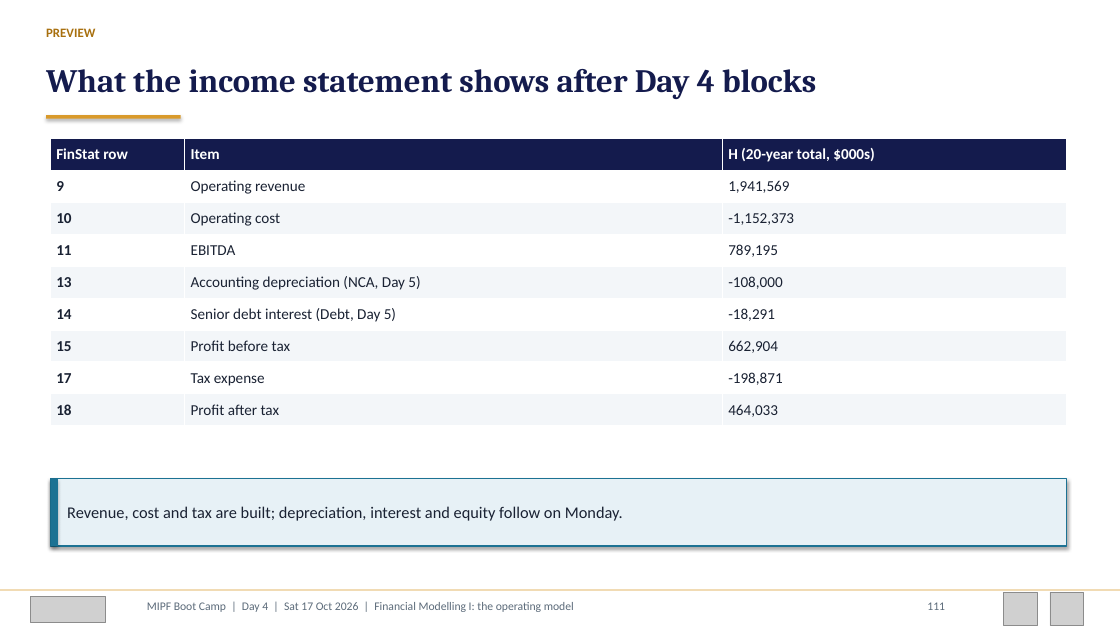
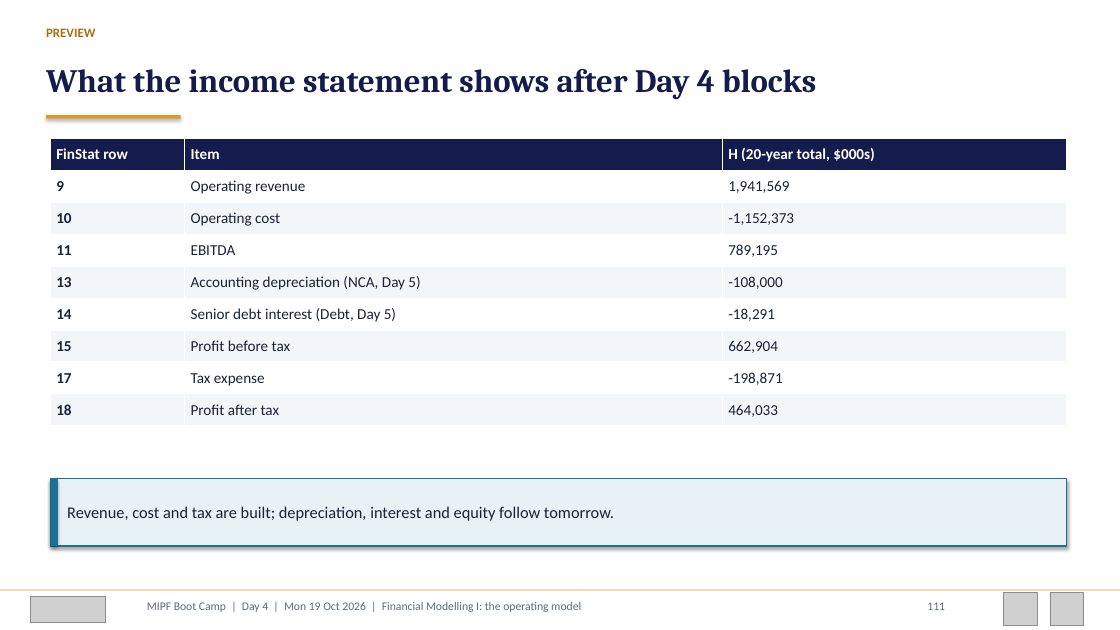
Before and after one commit to adibongo/mipf-2026-course-materials, a slide deck: slide 111 of decks/MIPF_Day4_Operating_Model_Deck.pptx. Drawn at 1120x630 pixels with LibreOffice and Linux fonts; fonts in the diff are those of the drawing; grey boxes stand for pictures. Boxes give left, top, right and bottom in pixels: in the first picture for what was removed or moved away, otherwise in the second. Text is boxed around its words. In the diff, an @@ line names an element or a change of style, - is before the commit and + after.

```diff
--- a/decks/MIPF_Day4_Operating_Model_Deck.pptx
+++ b/decks/MIPF_Day4_Operating_Model_Deck.pptx
@@ text at [67,506,614,521]: text changed @@
-Revenue, cost and tax are built; depreciation, interest and equity follow on Monday.
+Revenue, cost and tax are built; depreciation, interest and equity follow tomorrow.
@@ text at [147,602,581,612]: text changed @@
-MIPF Boot Camp | Day 4 | Sat 17 Oct 2026 | Financial Modelling I: the operating model
+MIPF Boot Camp | Day 4 | Mon 19 Oct 2026 | Financial Modelling I: the operating model
```
Also in this commit, not shown: 115 other slides changed, 51 other files.
